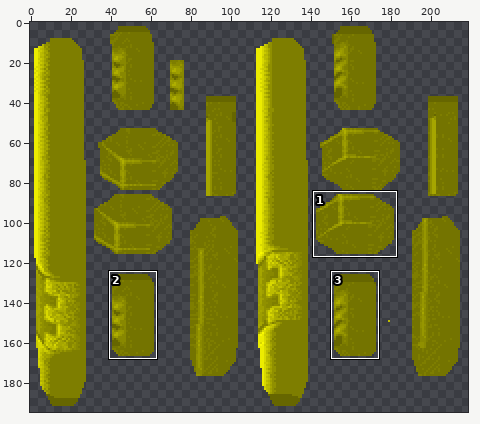
File history of a sprite sheet, qw/textures/models/g_rock_0.png. Above: a wide view before the commit, with the close-up outlined.
Close-up. Before the edit:
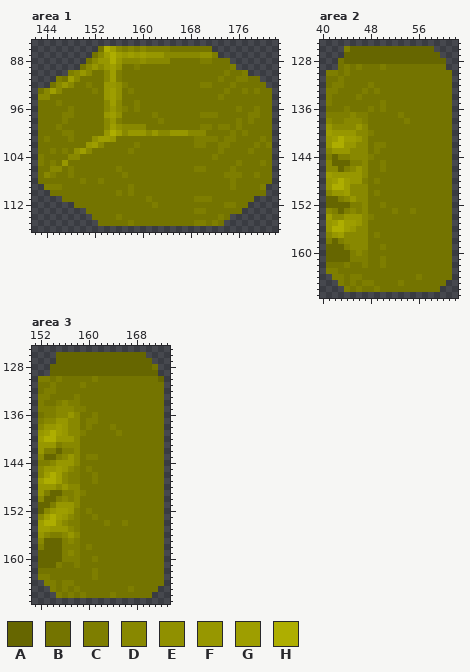
The file is 224x195 pixels. Colours within 5 levels of each other are drawn and written as one. Shown: area 1: x 142..182, y 85..116; area 2: x 40..62, y 125..167; area 3: x 151..173, y 125..167. The wide view leaves out empty margins. The commit also changed other parts of the picture, which this record leaves out.
Palette (. is transparent): A #666600  B #747400  C #7e7e00  D #888800  E #909000  F #979700  G #9e9e00  H #aeae00
Pixels before, area 1, first column x 143:
 86 ..........BHGDCDCDCCCCBBBBBBB..........
 87 .........BDGHGFGFGFFFDDDDDDEEC.........
 88 ........BDFFHFDDDEDDDDBBBBBCCBBB.......
 89 .......BDFDFGEBBCBBBBBBBBBBBBBBBC......
 90 .....CDFDBBDGCBBBBBBBBBBBBBBBBBCBBC....
 91 ...CBGDBBBBDGCBBBBBBBBBBBBBBBBCBBCCBB..
 92 ..BDFDBBCBBFFECBBBBBBBBBBBBCCBBBCBBBBB.
 93 BDGDBBBBBCBFGEBCBBBBBBBBBBBBBBBCBBCBCBB
 94 DDBBBBBBBBBFGEBBBBBBBBBBBBBBBBCBBBBBBBB
 95 BBBCBBBBBBBDGDBBCBBBBBBBBBBBBBBBBBBBBBB
 96 BBBBBCBBBBBDFDCBCBBBBBBBBBBBBBBBBCBBCBB
 97 BBBBCCBBBBBFGEBBBBBCBBBBBBBCCCBBBBBCCBB
 98 BBBBCBBBBBBDFCBBBBBBCBBBBBBBBBBBBCBCBBB
 99 BBBCBBBBBBBDGEDDDDBBBBBBBBBCCBCCBCBBBBB
100 BBBBCCBBBBBFHGDFFFDFDDFFFDDDBBBBCBCBBBB
101 BCBBBCBBBEGGFBBBBBBBBBBBBBCCCCBCCBBBBCB
102 BBBBBBBBFGDBBBBBCBBBBBBBBBCCBBCCBBBBCBC
103 BBCBCBEGDBBBBBBCBBBBBBBBBBBBBBCBBBBCBBB
104 CBBBBDDBBBBBBBBBBBBBBBBBBBBBBCBBBBBBBBB
105 CBCBFBBBBBBBBBBBBBBBBBBBBBBBBBBBBCBBBCB
106 BBDDBCBBBBBBBCBBBBBBBBBBBBCCBBBBCBBBBBB
107 BDCBBCBBBBBBBBCBBBBBBBBBBBBBBBBCCCBBCBB
108 BBBBBBBCBBCBBBBBBBBBBBBBBBBBBBBBCBBBBBB
109 .CCCBBBBBBBBBBBCBBBBBBBBBBBBBBBBCBBBBC.
110 ..BBBBBBBBBBBCBCBBBBBBBBBBBBBBBBBBBBBB.
111 ....BBBBBBBBBBBBBBCBBBBBBBCCCBBBBBBB...
112 ......BBBBBBBBBBBBBCBBBBBBBBBBBCCBB....
113 ........BBBBBBBBBBBBBBBBBBCCBBBBBB.....
114 .........BBBBCBBBBBBBBBBBBBBBBCB.......
115 ..........BBBBBCBBBBBBBBBBCCBCB........
Pixels before, area 2, first column x 41:
126 ...CAAAAAAAAAAAAAA...
127 ...AAAAAAAAAAAAAAAA..
128 ..BAAAAAAAAAAAAAAAAA.
129 ..BCBCBBBCBBBBBBBBBB.
130 CCBCBBBBBBBBBBBBBBBBB
131 BBCBBBBBBBBBBBBBBBBBB
132 BCCBBBBCBBBBBBBBBBBBB
133 CCBBBBCBCBBBBBBBBBBBB
134 CBBBBCBBBBBBBBBBBBBBB
135 CBBBBBBBBCBBBBBBBBBBB
136 BBBCBBBCBCBBBBBBBBBBB
137 CCCCDCCBBBBBCBBBBBBBB
138 DCCDDDCBBBBBBCBBBBBBB
139 FDDDDFDBBBBBBBBBBBBBB
140 GFFFFDDCBBBBBBBBBBBBB
141 FGHGGFDBBBBBBBBBBBBBB
142 FHHFFDDBCCBBBBBBBBBBB
143 DFFFDDDBCBBBBBBBBBBBB
144 CACCDDDCBBBBBBBBBBBBB
145 DAAACCDBBCBBBBBBBBBBB
146 DDACDFDBBCBBBBBBBBBBB
147 GFFFFFDBBBBBBBBBBBBBB
148 FGHGFFCBCBBBBBBBBBBBB
149 FHHGDDDBBBBBBBBBBBBBB
150 DFFGDDDBCBBBBBBBBBBBB
151 AACDFDDBBBBBBBBBBBBBB
152 AAAACCDBBCBBBBBBBBBBB
153 DCACDCDBBBBCBBCBBBBBB
154 GDDFFFDCBBBBBBBBBBBBB
155 FGHGGFDBBBBBBBBBBBBBB
156 FHHGFDDBBBBBBBBBBBBBB
157 DFGDDDDBCBBBBBBBBBBBB
158 CACDDDDBBBBBBBBBBBBBB
159 AAACDDDBBCBBBBBBBBBBB
160 AAAACDCBBBBBBBBBBBBBB
161 AAAACCCBBCBBBBBBBBBBB
162 BBBCBBCBBCBBBBBBBBBBB
163 CCBBBBBBBBBBBBBBBBBBB
164 .CCBCCBBBBBBBBBCBBBBB
165 ..CBCBCCBBBBCBBBBBBB.
166 ...CBCBBCBBBBBBBBBB..
Pixels before, area 3, first column x 152:
126 ...AAAAAAAAAAAAAAA...
127 ...AAAAAAAAAAAAAAAA..
128 ..AAAAAAAAAAAAAAAAAB.
129 ..AAAAAAAAAAAAAAAAAA.
130 CCBCBBBBBCBBBBBBBBBBA
131 BBCBBBBCBBBBBBBBBBBBB
132 BCCBBBBBBBBBBBBBBBBBB
133 CCBBBBCBBBBBBBBBBBBBB
134 CBBCDCCBBBBBBBBBBBBBB
135 CCCDDDCCBBBBBBBBBBBBB
136 BCCDDFDBBCBBBBBBBBBBB
137 CDDFFDDBCCBBBBBBBBBBB
138 DFFGFDDBCBBBCBBBBBBBB
139 FGHGFDDCBBBBBCBBBBBBB
140 GHHFFFDBBBBBBBBBBBBBB
141 FFFCDDDBBBBBBBBBBBBBB
142 FCCACCDBBBBBBBBBBBBBB
143 DAACDFDBCCBBBBBBBBBBB
144 CCDFFFDBBBBBBBBBBBBBB
145 DFFGFDCBCBBBBBBBBBBBB
146 DGHGDCCBBCBBBBBBBBBBB
147 GHHGDCCBBCBBBBBBBBBBB
148 FFFDFDDBBBBBBBBBBBBBB
149 FCAACCDCBBBBBBBBBBBBB
150 DAACDCDBBBBBBBBBBBBBB
151 AACFFFDBBBBBBBBBBBBBB
152 ADFGGFCBCBBBBBBBBBBBB
153 DGHGFDCBBCBBBBBBBBBBB
154 GHHFDCCBBBBCBBCBBBBBB
155 GGFFFDCBBBBBBBBBBBBBB
156 FDCCDFDBBBBBBBBBBBBBB
157 DAAACDCBBBBBBBBBBBBBB
158 CAAACCCBCBBBBBBBBBBBB
159 AAAACDCBBBBBBBBBBBBBB
160 AAAACCCBBCBBBBBBBBBBB
161 AAACBBCBBBBBBBBBBBBBB
162 BBBBBBBBBCBBBBBBBBBBB
163 CCBBBBBBBCBBBBBBBBBBB
164 .CCBCCBBBBBBBBBBBBBBB
165 ..CBCBCBBBBBBBBCBBBB.
166 ...CBCBCBBBBCBBBBBB..
After:
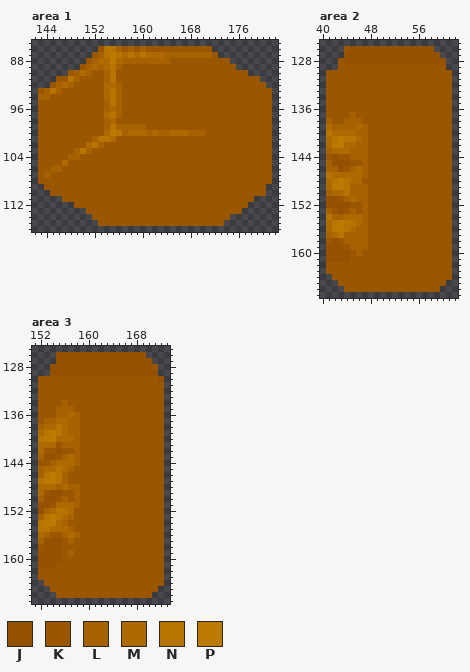
Colours new in this view: J #945100  K #9b5700  L #a66100  M #ae6a00  N #b77400  P #bc7a00
Diff:
Changed rows in their new state; - is an unchanged pixel.
Area 1:
first column x 143:
 86 ----------KNNLKLKLKKKKKKKKKKK----------
 87 ---------KLNPNMNMNMMMLLLLLLLLK---------
 88 --------KLMMPMLLLLLLLLKKKKKKKKKK-------
 89 -------KLMLMNLKKKKKKKKKKKKKKKKKKK------
 90 -----KLMLKKLNKKKKKKKKKKKKKKKKKKKKKK----
 91 ---KKNLKKKKLNKKKKKKKKKKKKKKKKKKKKKKKK--
 92 --KLMLKKKKKMMLKKKKKKKKKKKKKKKKKKKKKKKK-
 93 KLNLKKKKKKKMNLKKKKKKKKKKKKKKKKKKKKKKKKK
 94 LLKKKKKKKKKMNLKKKKKKKKKKKKKKKKKKKKKKKKK
 95 KKKKKKKKKKKLNLKKKKKKKKKKKKKKKKKKKKKKKKK
 96 KKKKKKKKKKKLMLKKKKKKKKKKKKKKKKKKKKKKKKK
 97 KKKKKKKKKKKMNLKKKKKKKKKKKKKKKKKKKKKKKKK
 98 KKKKKKKKKKKLMKKKKKKKKKKKKKKKKKKKKKKKKKK
 99 KKKKKKKKKKKLNLLLLLKKKKKKKKKKKKKKKKKKKKK
100 KKKKKKKKKKKMPNLMMMLMLLMMMLLLKKKKKKKKKKK
101 KKKKKKKKKLNNMKKKKKKKKKKKKKKKKKKKKKKKKKK
102 KKKKKKKKMNLKKKKKKKKKKKKKKKKKKKKKKKKKKKK
103 KKKKKKLNLKKKKKKKKKKKKKKKKKKKKKKKKKKKKKK
104 KKKKKLLKKKKKKKKKKKKKKKKKKKKKKKKKKKKKKKK
105 KKKKMKKKKKKKKKKKKKKKKKKKKKKKKKKKKKKKKKK
106 KKLLKKKKKKKKKKKKKKKKKKKKKKKKKKKKKKKKKKK
107 KLKKKKKKKKKKKKKKKKKKKKKKKKKKKKKKKKKKKKK
108 KKKKKKKKKKKKKKKKKKKKKKKKKKKKKKKKKKKKKKK
109 -KKKKKKKKKKKKKKKKKKKKKKKKKKKKKKKKKKKKK-
110 --KKKKKKKKKKKKKKKKKKKKKKKKKKKKKKKKKKKK-
111 ----KKKKKKKKKKKKKKKKKKKKKKKKKKKKKKKK---
112 ------KKKKKKKKKKKKKKKKKKKKKKKKKKKKK----
113 --------KKKKKKKKKKKKKKKKKKKKKKKKKK-----
114 ---------KKKKKKKKKKKKKKKKKKKKKKK-------
115 ----------KKKKKKKKKKKKKKKKKKKKK--------
Area 2:
first column x 41:
126 ---KJJJJJJJJJJJJJJ---
127 ---JJJJJJJJJJJJJJJJ--
128 --KJJJJJJJJJJJJJJJJJ-
129 --KKKKKKKKKKKKKKKKKK-
130 KKKKKKKKKKKKKKKKKKKKK
131 KKKKKKKKKKKKKKKKKKKKK
132 KKKKKKKKKKKKKKKKKKKKK
133 KKKKKKKKKKKKKKKKKKKKK
134 KKKKKKKKKKKKKKKKKKKKK
135 KKKKKKKKKKKKKKKKKKKKK
136 KKKKKKKKKKKKKKKKKKKKK
137 KKKKLKKKKKKKKKKKKKKKK
138 LKKLLLKKKKKKKKKKKKKKK
139 MLLLLMLKKKKKKKKKKKKKK
140 NMMMMLLKKKKKKKKKKKKKK
141 MNPNNMLKKKKKKKKKKKKKK
142 MPPMMLLKKKKKKKKKKKKKK
143 LMMMLLLKKKKKKKKKKKKKK
144 KJKKLLLKKKKKKKKKKKKKK
145 LJJJKKLKKKKKKKKKKKKKK
146 LLJKLMLKKKKKKKKKKKKKK
147 NMMMMMLKKKKKKKKKKKKKK
148 MNPNMMKKKKKKKKKKKKKKK
149 MPPNLLLKKKKKKKKKKKKKK
150 LMMNLLLKKKKKKKKKKKKKK
151 JJKLMLLKKKKKKKKKKKKKK
152 JJJJKKLKKKKKKKKKKKKKK
153 LKJKLKLKKKKKKKKKKKKKK
154 NLLMMMLKKKKKKKKKKKKKK
155 MNPNNMLKKKKKKKKKKKKKK
156 MPPNMLLKKKKKKKKKKKKKK
157 LMNLLLLKKKKKKKKKKKKKK
158 KJKLLLLKKKKKKKKKKKKKK
159 JJJKLLLKKKKKKKKKKKKKK
160 JJJJKLKKKKKKKKKKKKKKK
161 JJJJKKKKKKKKKKKKKKKKK
162 KKKKKKKKKKKKKKKKKKKKK
163 KKKKKKKKKKKKKKKKKKKKK
164 -KKKKKKKKKKKKKKKKKKKK
165 --KKKKKKKKKKKKKKKKKK-
166 ---KKKKKKKKKKKKKKKK--
Area 3:
first column x 152:
126 ---JJJJJJJJJJJJJJJ---
127 ---JJJJJJJJJJJJJJJJ--
128 --JJJJJJJJJJJJJJJJJK-
129 --JJJJJJJJJJJJJJJJJJ-
130 KKKKKKKKKKKKKKKKKKKKJ
131 KKKKKKKKKKKKKKKKKKKKK
132 KKKKKKKKKKKKKKKKKKKKK
133 KKKKKKKKKKKKKKKKKKKKK
134 KKKKLKKKKKKKKKKKKKKKK
135 KKKLLLKKKKKKKKKKKKKKK
136 KKKLLMLKKKKKKKKKKKKKK
137 KLLMMLLKKKKKKKKKKKKKK
138 LMMNMLLKKKKKKKKKKKKKK
139 MNPNMLLKKKKKKKKKKKKKK
140 NPPMMMLKKKKKKKKKKKKKK
141 MMMKLLLKKKKKKKKKKKKKK
142 MKKJKKLKKKKKKKKKKKKKK
143 LJJKLMLKKKKKKKKKKKKKK
144 KKLMMMLKKKKKKKKKKKKKK
145 LMMNMLKKKKKKKKKKKKKKK
146 LNPNLKKKKKKKKKKKKKKKK
147 NPPNLKKKKKKKKKKKKKKKK
148 MMMLMLLKKKKKKKKKKKKKK
149 MKJJKKLKKKKKKKKKKKKKK
150 LJJKLKLKKKKKKKKKKKKKK
151 JJKMMMLKKKKKKKKKKKKKK
152 JLMNNMKKKKKKKKKKKKKKK
153 LNPNMLKKKKKKKKKKKKKKK
154 NPPMLKKKKKKKKKKKKKKKK
155 NNMMMLKKKKKKKKKKKKKKK
156 MLKKLMLKKKKKKKKKKKKKK
157 LJJJKLKKKKKKKKKKKKKKK
158 KJJJKKKKKKKKKKKKKKKKK
159 JJJJKLKKKKKKKKKKKKKKK
160 JJJJKKKKKKKKKKKKKKKKK
161 JJJKKKKKKKKKKKKKKKKKK
162 KKKKKKKKKKKKKKKKKKKKK
163 KKKKKKKKKKKKKKKKKKKKK
164 -KKKKKKKKKKKKKKKKKKKK
165 --KKKKKKKKKKKKKKKKKK-
166 ---KKKKKKKKKKKKKKKK--
